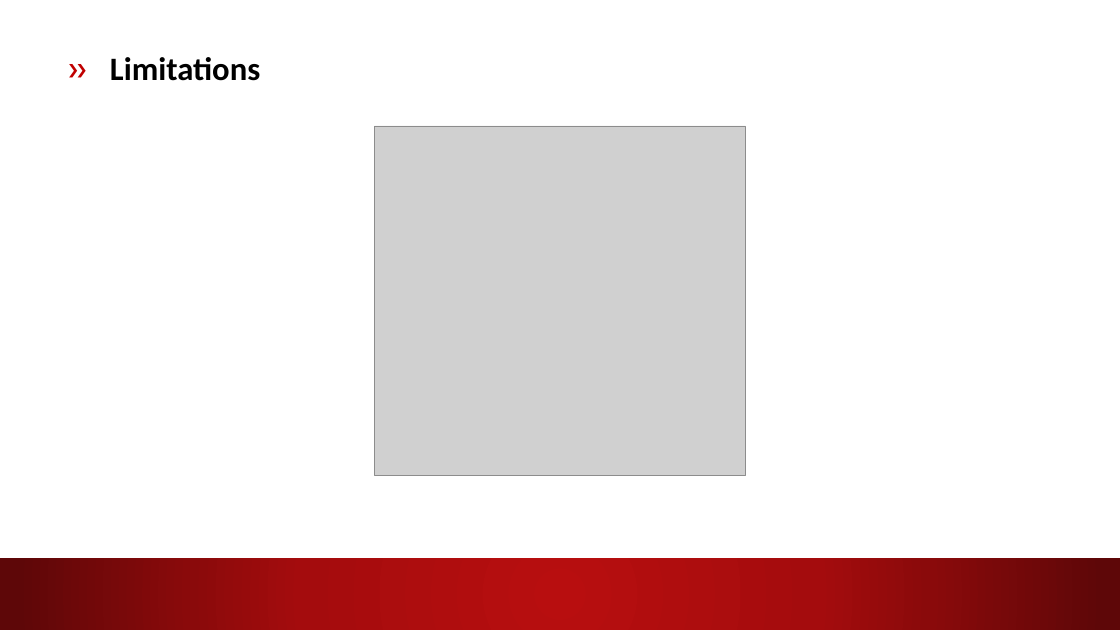
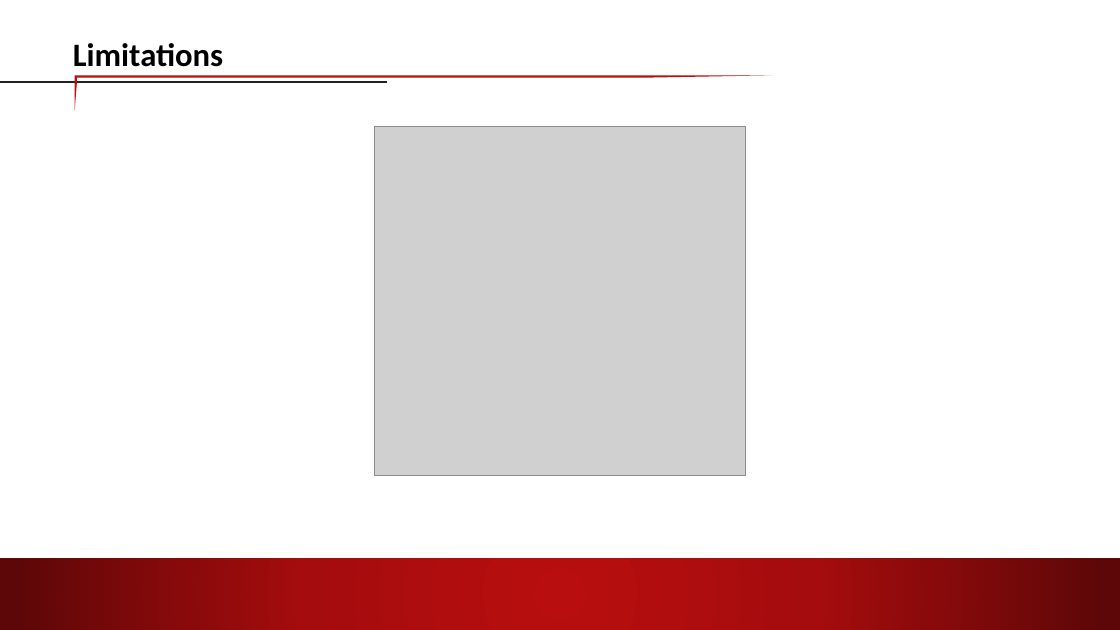
Before and after one commit to lighting92/football-pitches-booking, a slide deck: slide 11 of Material/ThinhND/FPB_CP_Presentation.pptx. Drawn at 1120x630 pixels with LibreOffice and Linux fonts; fonts in the diff are those of the drawing; grey boxes stand for pictures; background and template pictures are left out. Boxes give left, top, right and bottom in pixels: in the first picture for what was removed or moved away, otherwise in the second. Text is boxed around its words. In the diff, an @@ line names an element or a change of style, - is before the commit and + after.

```diff
--- a/Material/ThinhND/FPB_CP_Presentation.pptx
+++ b/Material/ThinhND/FPB_CP_Presentation.pptx
@@ text at box(73, 43, 223, 67): text changed @@
-» Limitations
+Limitations
@@ line added from (0, 82) to (386, 82), #212121 2.25 pt @@
@@ freeform shape added at box(75, 76, 772, 112), fill #B80E0F @@
```
Also in this commit, not shown: 5 other slides changed, 1 slide added, 1 slide removed.
